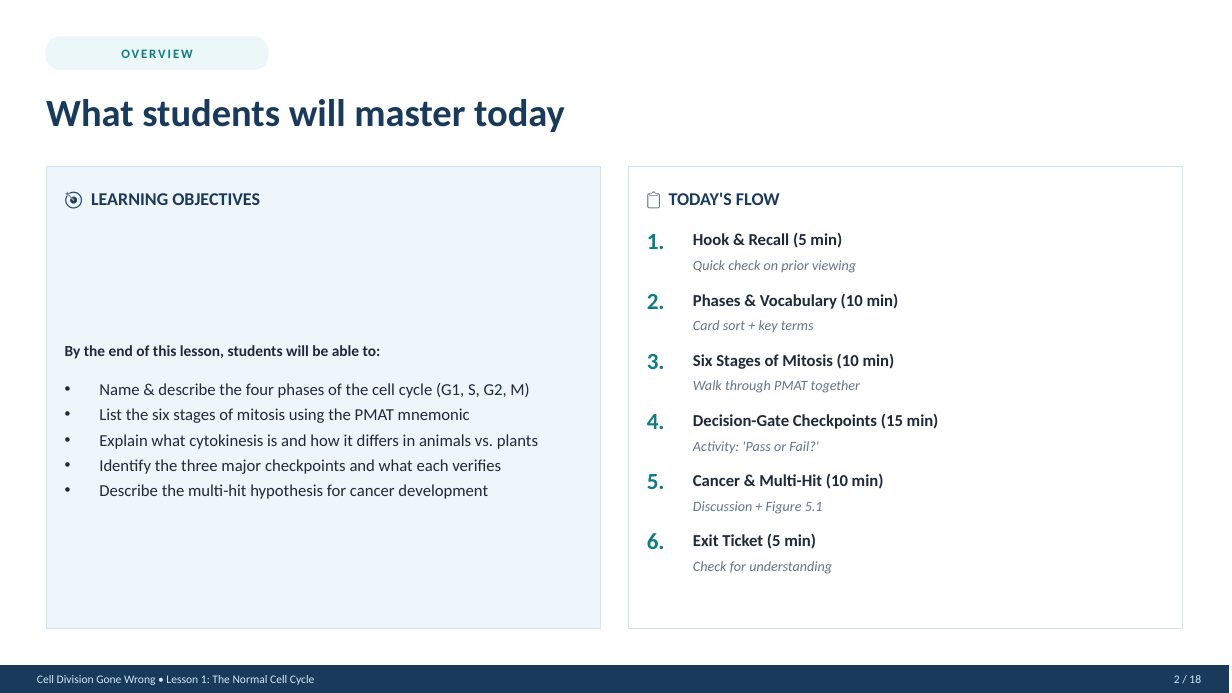
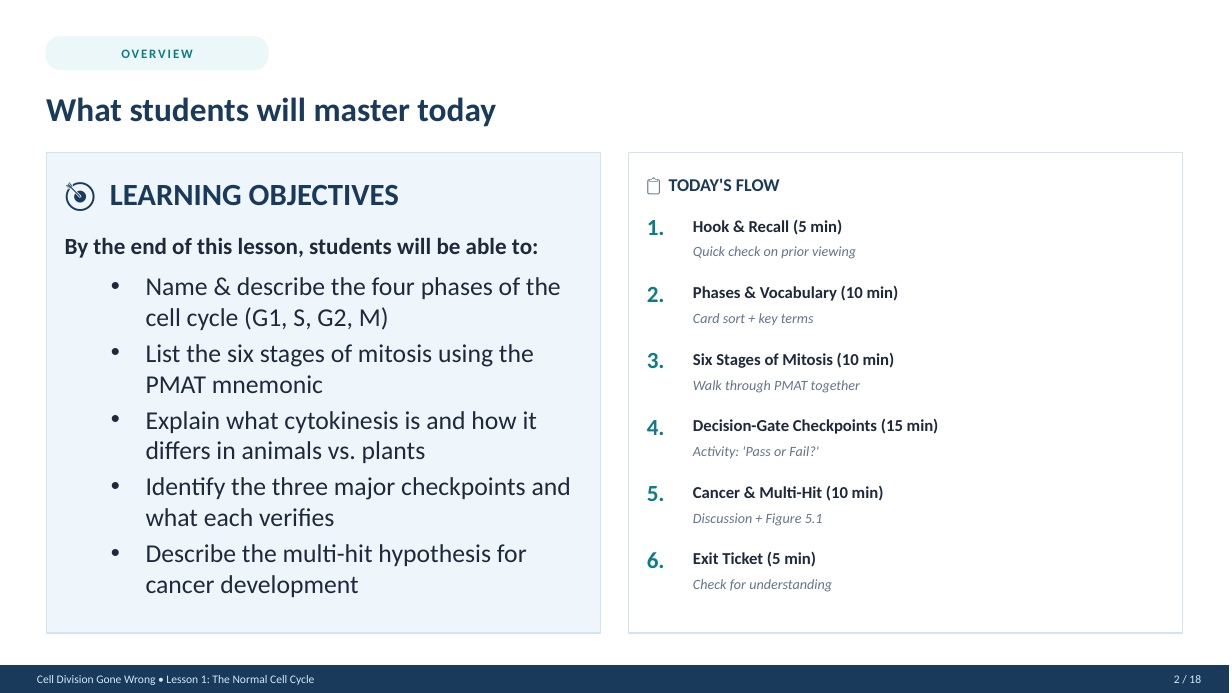
Before and after one commit to lashaudracox/cell-division-gone-wrong, a slide deck: slide 2 of Teacher_Presentation_Lesson1.pptx. Drawn at 1232x693 pixels with LibreOffice and Linux fonts; fonts in the diff are those of the drawing. Boxes give left, top, right and bottom in pixels: in the first picture for what was removed or moved away, otherwise in the second. Text is boxed around its words. In the diff, an @@ line names an element or a change of style, - is before the commit and + after.

```diff
--- a/Teacher_Presentation_Lesson1.pptx
+++ b/Teacher_Presentation_Lesson1.pptx
@@ text "What students will master today" at (x1=46, y1=97, x2=496, y2=127): size 30 to 26 pt @@
@@ rectangle resized from (x1=46, y1=166, x2=601, y2=628) to (x1=46, y1=152, x2=601, y2=633) @@
@@ text "🎯 LEARNING OBJECTIVES" at (x1=110, y1=185, x2=399, y2=206): size 14 to 24 pt @@
@@ rectangle resized from (x1=628, y1=166, x2=1183, y2=628) to (x1=628, y1=152, x2=1183, y2=633) @@
@@ text added at (x1=65, y1=237, x2=539, y2=258), 18 pt, text #1E293B, bold @@
+By the end of this lesson, students will be able to:
@@ 4 texts moved together from (x1=647, y1=192, x2=856, y2=273) to (x1=647, y1=178, x2=856, y2=259) @@
@@ text "Name & describe the four ..." moved from (x1=65, y1=345, x2=538, y2=499) to (x1=146, y1=277, x2=571, y2=597) @@
@@ text "Name & describe the four ..." at (x1=146, y1=277, x2=571, y2=597): size 13 to 20 pt; list level 1 to 2 in "Name & describe the four ..."; list level 1 to 2 in "List the six stages of ..."; list level 1 to 2 in "Explain what cytokinesis is and ..."; list level 1 to 2 in "Identify the three major checkpoints ..."; list level 1 to 2 in "Describe the multi-hit hypothesis for ..." @@
@@ text "2." moved from (x1=647, y1=294, x2=665, y2=309) to (x1=647, y1=287, x2=665, y2=302) @@
@@ text "Phases & Vocabulary (10 min)" moved from (x1=693, y1=294, x2=899, y2=309) to (x1=693, y1=286, x2=899, y2=301) @@
@@ text "Card sort + key terms" moved from (x1=693, y1=320, x2=814, y2=332) to (x1=693, y1=313, x2=814, y2=325) @@
@@ text at (x1=65, y1=345, x2=381, y2=359): paragraph removed @@
-By the end of this lesson, students will be able to:
@@ 3 texts moved together from (x1=647, y1=414, x2=939, y2=453) to (x1=647, y1=419, x2=939, y2=458) @@
@@ 3 texts moved together from (x1=647, y1=474, x2=884, y2=514) to (x1=647, y1=486, x2=884, y2=526) @@
@@ 3 texts moved together from (x1=647, y1=533, x2=832, y2=574) to (x1=647, y1=552, x2=832, y2=592) @@
```
Also in this commit, not shown: 17 other slides changed.
